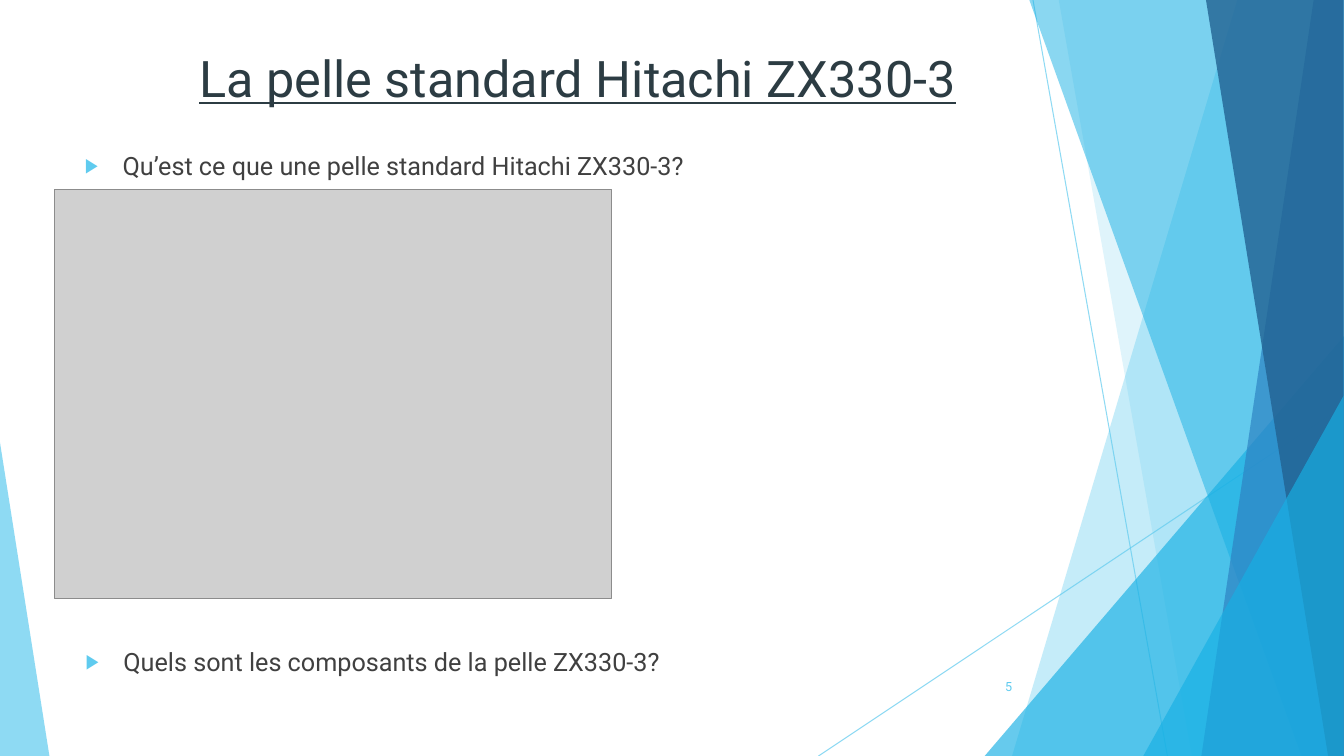
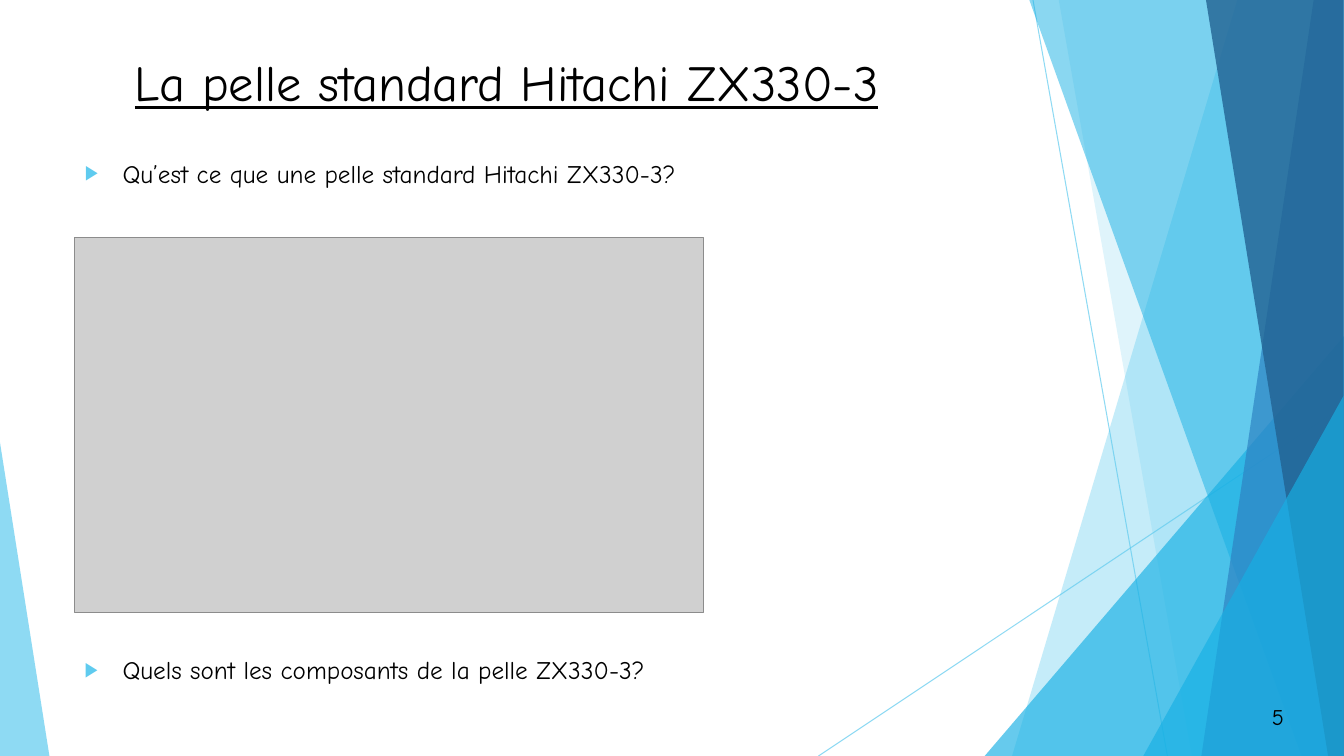
Before and after one commit to OussamaTeyib/PFE, a slide deck: slide 5 of Présentation.pptx. Drawn at 1344x756 pixels with LibreOffice and Linux fonts; fonts in the diff are those of the drawing; grey boxes stand for pictures. Boxes give left, top, right and bottom in pixels: in the first picture for what was removed or moved away, otherwise in the second. Text is boxed around its words. In the diff, an @@ line names an element or a change of style, - is before the commit and + after.

```diff
--- a/Présentation.pptx
+++ b/Présentation.pptx
@@ title "La pelle standard Hitachi ZX330-3" at [135,66,878,111]: font Roboto to Comic Neue, text colour #2C3C43 to #000000 @@
@@ text "Qu’est ce que une pelle ..." at [123,165,675,188]: font Roboto to Comic Neue, text colour #404040 to #000000 @@
@@ text "Qu’est ce que une pelle ...": place and size @@
-text "Qu’est ce que une pelle ..." at [123,156,683,180]
+text "Qu’est ce que une pelle ..." at [123,165,675,188]
@@ picture: place and size @@
-picture at [54,190,612,599]
+picture at [75,238,704,612]
@@ text "Quels sont les composants de ...": place and size @@
-text "Quels sont les composants de ..." at [123,652,659,676]
+text "Quels sont les composants de ..." at [123,661,644,684]
@@ text "Quels sont les composants de ..." at [123,661,644,684]: font Roboto to Comic Neue, text colour #404040 to #000000 @@
@@ page number: place and size @@
-page number at [1005,682,1012,691]
+page number at [1238,697,1318,737]
@@ page number at [1238,697,1318,737]: size 9 to 16 pt, font Roboto to Comic Neue, text colour #5FCBEF to #000000; alignment right to centre; fill none to #FFFFFF; outline none to #000000 1.5 pt @@
```
Also in this commit, not shown: 22 other slides changed, 1 slide added, 1 slide removed, 24 other files.
